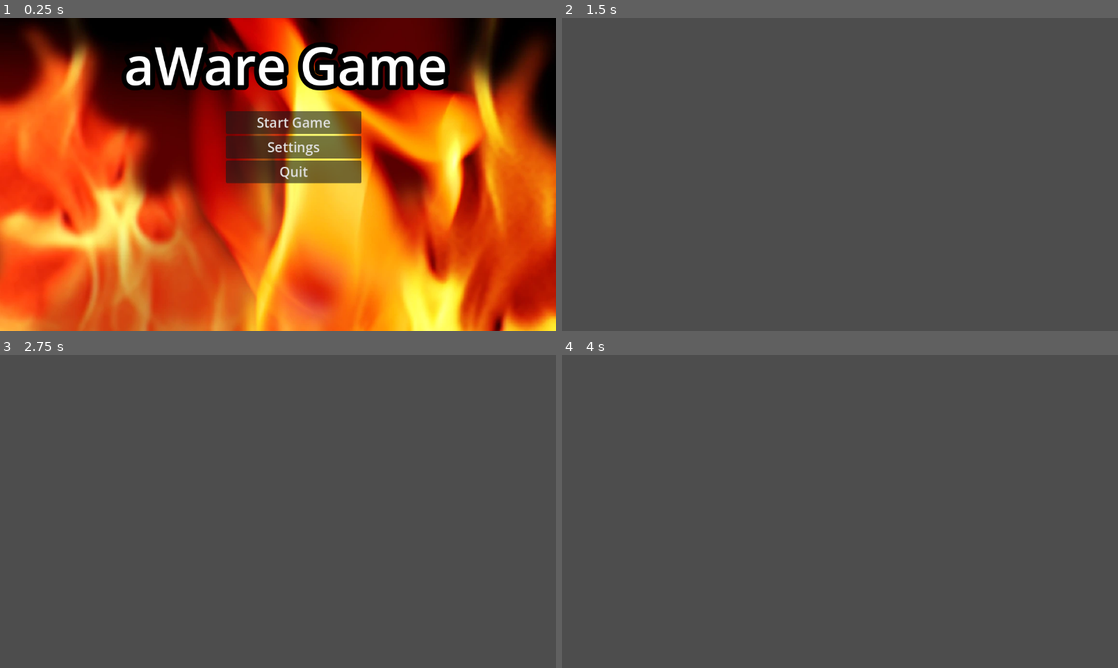
Above: before the commit, frames 1-4 (two rows, left to right).
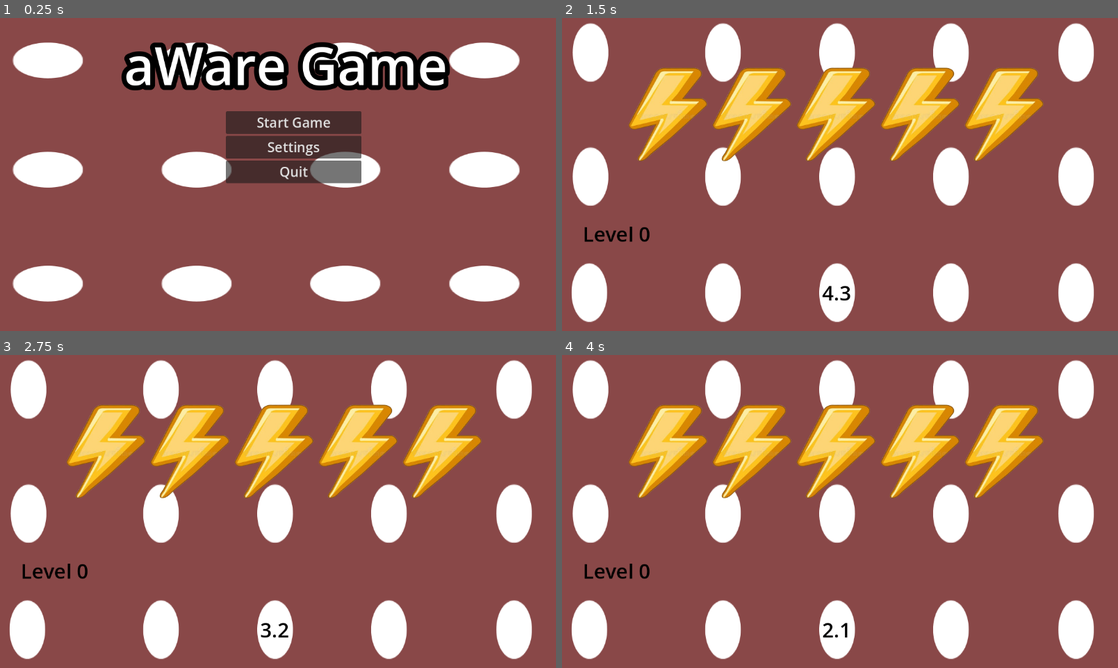
Above: after the commit, the same moments.

Repository: DoomandDestiny/aWareGame
Game: Godot game, scene res://Scenes/title_scene.tscn
Two runs of this game, one before a commit and one after it. Both use one fixed random seed, a clock stepped at 60 frames per second and the inputs below.
Inputs (mouse positions are in pixels of both pictures, inside the frame that each line leads up to):
- Up to frame 1 (0.25 s): no input
- Up to frame 2 (1.5 s): click "Start Game" at 0.5 s; tap Enter at 1.25 s; move the mouse to (962, 158) at 1.27 s; hold Right from 1.28 s (still down); tap Alt at 1.35 s; click (962, 158) at 1.42 s
- Up to frame 3 (2.75 s): tap Space at 2 s; move the mouse to (166, 527) at 2.02 s; release Right at 2.03 s; hold Down from 2.03 s (still down); tap Shift at 2.1 s
- Up to frame 4 (4 s): move the mouse to (895, 442) at 2.77 s; release Down at 2.78 s; hold Right 2.78-3.53 s; tap Alt at 2.85 s; tap Enter at 3.5 s; move the mouse to (812, 574) at 3.52 s; hold Up from 3.53 s (still down); tap Shift at 3.6 s; click (812, 574) at 3.67 s

The runs differ from the first frame. In frame 1, 92% of the frame differs, in the area x 0-100%, y 0-100%; in frame 2, 100%; in frame 3, 100%; in frame 4, 100%.

Commit message:
edited the level screen and made lives and stuff

Diff:
--- /dev/null
+++ b/Scenes/level_scene.gd
@@ -0,0 +1,71 @@
+extends Node2D
+@onready var garlic_container: HBoxContainer = $GarlicContainer
+@onready var garlic: TextureRect = $GarlicContainer/Garlic
+@onready var garlic_2: TextureRect = $GarlicContainer/Garlic2
+@onready var garlic_3: TextureRect = $GarlicContainer/Garlic3
+@onready var garlic_4: TextureRect = $GarlicContainer/Garlic4
+@onready var garlic_5: TextureRect = $GarlicContainer/Garlic5
+@onready var level: RichTextLabel = $Level
+@onready var timer: RichTextLabel = $Timer
+
+var time
+
+# Called when the node enters the scene tree for the first time.
+func _ready() -> void:
+	await Timer(5.0) # using the function created
+
+	if Global.minigames_done < 3: # if you havent completed 3 minigames yet
+		Global.minigames_done = Global.minigames_done +1
+		get_tree().change_scene_to_file("res://scenes/minigame_" + str(Global.minigames_done) + ".tscn") # changes your scene by arranging this frankenstein path.
+# Above, your script is being told to go to the next minigame. If the
+# current minigame is Level 1, then you would be on minigame 1. If you
+# complete that level, you have the minigames_done add one, and then you
+# look for the scene titled `minigame_` and then whatever minigame number
+# should be next. Make sure you name your minigame saves appropriately.
+
+	else:
+		get_tree().change_scene_to_file("res://scenes/title_screen.tscn") # changes your scene
+
+
+# Called every frame. 'delta' is the elapsed time since the previous frame.
+func _process(delta: float) -> void:
+	match Global.lives: # asks or checks if lives is equal to one of
+#these values, cool hack. by the way this is a horrid way to illustrate the
+#lives visually so later you can always find alternative code. Now, dw abt it.
+
+		4:
+			garlic.hide()
+		3:
+			garlic.hide()
+			garlic_2.hide()
+		2:
+			garlic.hide()
+			garlic_2.hide()
+			garlic_3.hide()
+		1:
+			garlic.hide()
+			garlic_2.hide()
+			garlic_3.hide()
+			garlic_4.hide()
+		0:
+			garlic_container.hide() # just hides everything
+
+	timer.text = str(time) # make ths text reflect the value of the time variable. this makes names easier. the str() converts the int to a String
+	level.text = "Level " + str(Global.minigames_done) # this tells you want minigame you're on using concatenation (google the word yo)
+
+func Timer(start_time: float): # making a new function for timer countdown!
+	# we want the timer to go down, and when it reaches 0 it transitions
+	# to the next scene!
+
+	time = start_time # make the timer, which is reflected through the timer text, start at your desired number
+
+	while time > 0.0: # run if timer hasnt reached 0
+		await wait(0.1) # asks script to wait on this function. the 'wait' name for the function does nothing here, as await is just telling the scrpit to wait for the function to complete before progressing
+		time -= 0.1 # remove 0.1
+		# progressively get the value smaller and smaller
+
+	#when timer reaches 0
+	return
+
+func wait(seconds: float) -> void: # write this simple function out for wait!
+	await get_tree().create_timer(seconds).timeout # makes u wait, dw abt this being complex '''
--- a/Scenes/level_scene.tscn
+++ b/Scenes/level_scene.tscn
@@ -1,3 +1,61 @@
 [gd_scene format=3 uid="uid://decnxoore5oqb"]
 
+[ext_resource type="Script" uid="uid://bubtwo7hoqdx3" path="res://Scenes/level_scene.gd" id="1_c7xwe"]
+[ext_resource type="Texture2D" uid="uid://3j208lv24rdl" path="res://Untitled design.png" id="1_rol8n"]
+[ext_resource type="Texture2D" uid="uid://cenp6e26gugg4" path="res://downloadcropped.png" id="2_cn3xy"]
+
 [node name="level_scene" type="Node2D" unique_id=522059323]
+script = ExtResource("1_c7xwe")
+
+[node name="TextureRect" type="TextureRect" parent="." unique_id=1178092051]
+offset_left = -12.0
+offset_top = -45.0
+offset_right = 1908.0
+offset_bottom = 1722.0
+texture = ExtResource("1_rol8n")
+
+[node name="LifeContainer" type="HBoxContainer" parent="." unique_id=975176371]
+offset_left = 134.00005
+offset_top = 102.0
+offset_right = 1470.0
+offset_bottom = 482.0
+scale = Vector2(0.64999956, 0.5200005)
+
+[node name="Heart" type="TextureRect" parent="LifeContainer" unique_id=2029164220]
+layout_mode = 2
+texture = ExtResource("2_cn3xy")
+
+[node name="Heart2" type="TextureRect" parent="LifeContainer" unique_id=1551929622]
+layout_mode = 2
+texture = ExtResource("2_cn3xy")
+
+[node name="Heart3" type="TextureRect" parent="LifeContainer" unique_id=275964150]
+layout_mode = 2
+texture = ExtResource("2_cn3xy")
+
+[node name="Heart4" type="TextureRect" parent="LifeContainer" unique_id=919900495]
+layout_mode = 2
+texture = ExtResource("2_cn3xy")
+
+[node name="Heart5" type="TextureRect" parent="LifeContainer" unique_id=2004402179]
+layout_mode = 2
+texture = ExtResource("2_cn3xy")
+
+[node name="Level" type="RichTextLabel" parent="." unique_id=1073600644]
+offset_left = 43.0
+offset_top = 418.0
+offset_right = 202.0
+offset_bottom = 481.0
+theme_override_colors/default_color = Color(0, 0, 0, 1)
+theme_override_font_sizes/normal_font_size = 42
+text = "Level #"
+
+[node name="Timer" type="RichTextLabel" parent="." unique_id=405221380]
+clip_contents = false
+offset_left = 539.0
+offset_top = 540.0
+offset_right = 605.0
+offset_bottom = 601.0
+theme_override_colors/default_color = Color(0, 0, 0, 1)
+theme_override_font_sizes/normal_font_size = 42
+text = "0.0"
--- a/Scenes/title_scene.tscn
+++ b/Scenes/title_scene.tscn
@@ -1,15 +1,18 @@
 [gd_scene format=3 uid="uid://cgypltphr3ed2"]
 
-[ext_resource type="Texture2D" uid="uid://b2ahqv6p2xh6y" path="res://25WFN5QK3VJIFBPAPDXTDG3PMM.webp" id="1_68ljo"]
 [ext_resource type="Script" uid="uid://56807ar7mkhs" path="res://Scenes/title_scene.gd" id="1_b6ftn"]
+[ext_resource type="Texture2D" uid="uid://3j208lv24rdl" path="res://Untitled design.png" id="2_b6ftn"]
 
 [node name="TitleScreen" type="Node2D" unique_id=1787429532]
 script = ExtResource("1_b6ftn")
 
-[node name="TextureRect" type="TextureRect" parent="." unique_id=341097848]
-offset_right = 40.0
-offset_bottom = 40.0
-texture = ExtResource("1_68ljo")
+[node name="TextureRect" type="TextureRect" parent="." unique_id=481609081]
+offset_left = -21.0
+offset_top = 1863.0
+offset_right = 1899.0
+offset_bottom = 3983.1353
+rotation = -1.5707964
+texture = ExtResource("2_b6ftn")
 
 [node name="Title" type="RichTextLabel" parent="." unique_id=470073760]
 clip_contents = false
Not shown, added: Scenes/level_scene.gd.uid
Binary file added: Untitled design.png
Not shown, added: Untitled design.png.import
Binary file added: download.png
Not shown, added: download.png.import
Binary file added: downloadcropped.png
Not shown, added: downloadcropped.png.import
Not shown, added: vector-polka-background-with-small-dots_1017-13972.avif
